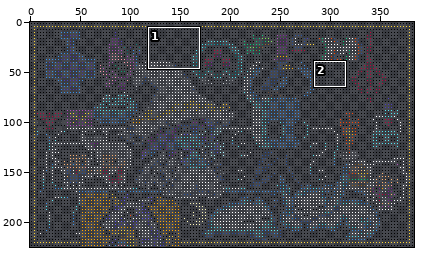
Two versions of one sprite sheet, Dotted_Overlay_PNGs/!dotted_BENCH.png. Above: a wide view before the commit, with the close-up outlined.
Close-up. Before the commit:
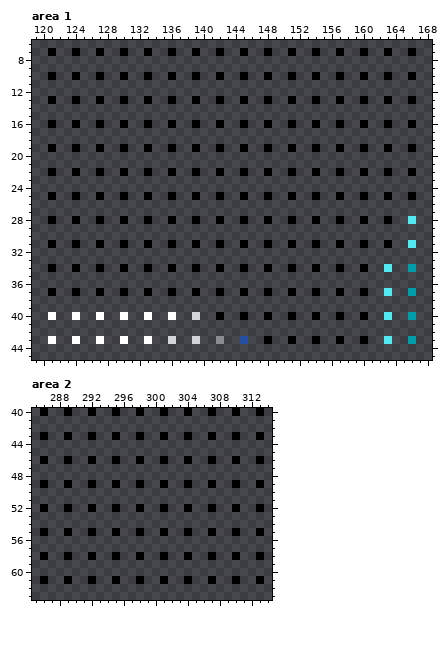
The file is 384x225 pixels. Colours within 5 levels of each other are drawn and written as one. Shown: area 1: x 119..168, y 6..45; area 2: x 285..314, y 40..63.
After the commit:
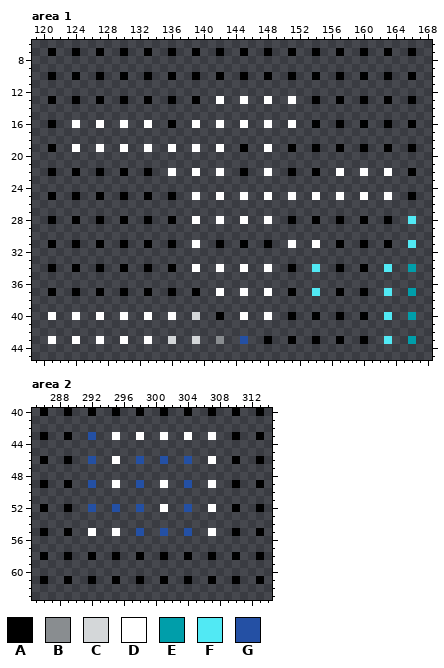
Palette (. is transparent): A #000000  B #898d90  C #d4d7d9  D #ffffff  E #009eaa  F #51e9f4  G #2450a4
Difference:
Changed rows in their new state; - is an unchanged pixel.
Area 1:
first column x 124:
13 ------------------D--D--D--D------------
16 D--D--D--D-----D--D--D--D--D------------
19 D--D--D--D--D--D--D-----D---------------
22 ------------D--D--D-----D--------D--D--D
25 ---------------D--D--D--D--D--D--D--D--D
28 ---------------D--D--D--D---------------
31 ---------------D-----------D--D---------
34 ---------------D--D--D--D-----F---------
37 ------------------D--D--D-----F---------
40 ---------------------D--D---------------
Area 2:
first column x 292:
43 G--D--D--D--D--D
46 G--D--G--G--G--D
49 G--D--G--D--G--D
52 G--G--G--D--G--D
55 D--D--G--G--G--D
